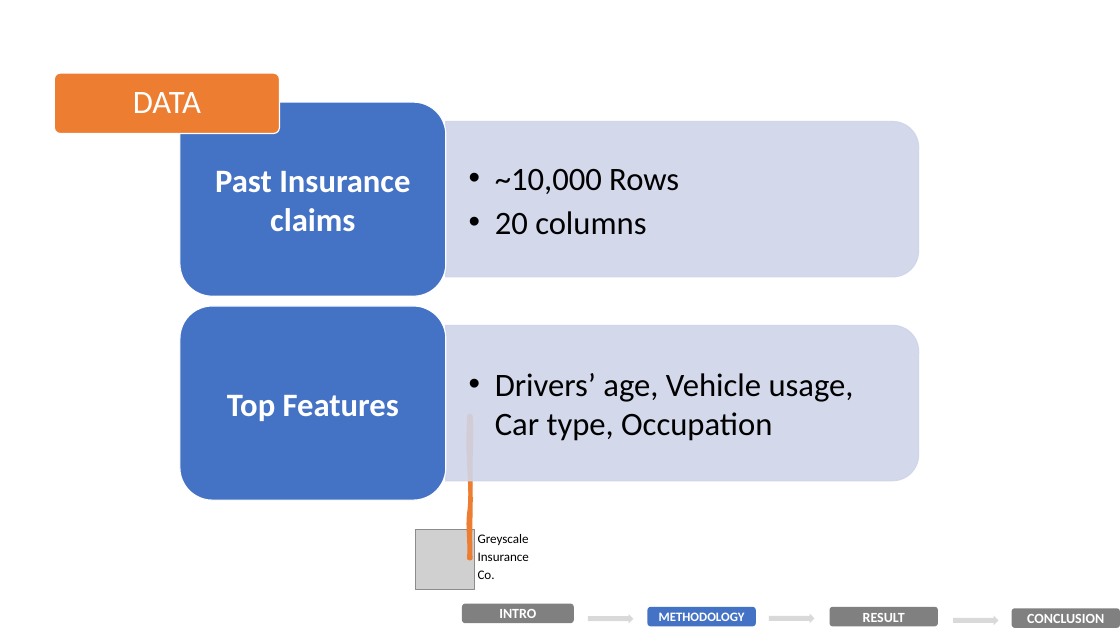
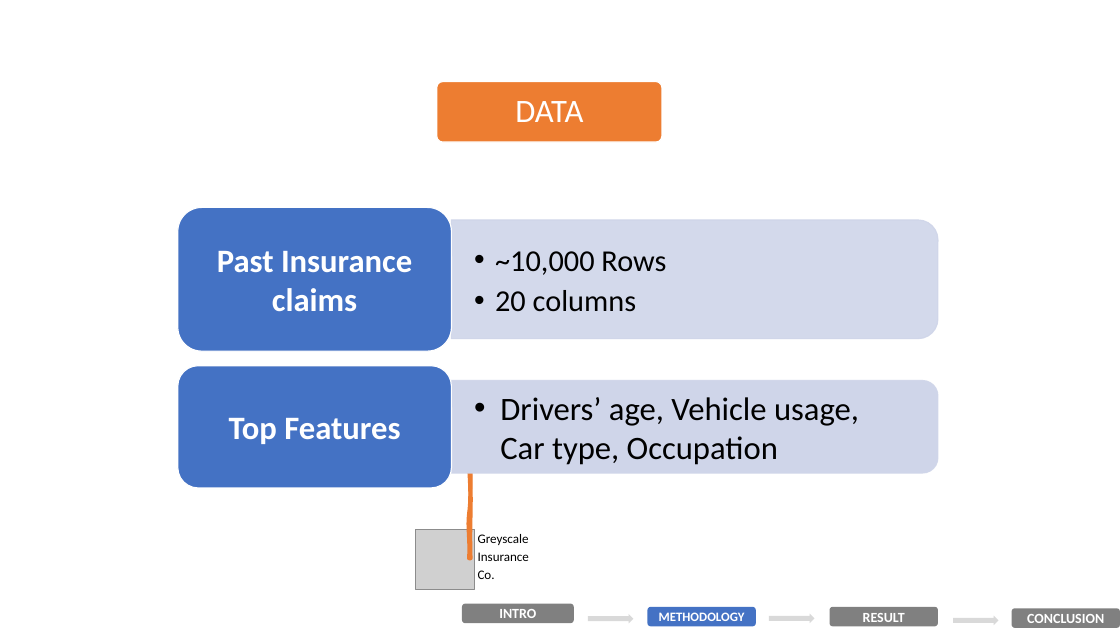
Before and after one commit to dranreb1660/Business_Fundermentals, a slide deck: slide 4 of BF_insurance.pptx. Drawn at 1120x630 pixels with LibreOffice and Linux fonts; fonts in the diff are those of the drawing; grey boxes stand for pictures; background and template pictures are left out. Boxes give left, top, right and bottom in pixels: in the first picture for what was removed or moved away, otherwise in the second. Text is boxed around its words. In the diff, an @@ line names an element or a change of style, - is before the commit and + after.

```diff
--- a/BF_insurance.pptx
+++ b/BF_insurance.pptx
@@ rounded rectangle: place and size @@
-rounded rectangle at <box>55,73,280,134</box>
+rounded rectangle at <box>437,82,662,142</box>
@@ text "DATA": place and size @@
-text "DATA" at <box>133,92,201,113</box>
+text "DATA" at <box>515,101,583,122</box>
@@ rounded rectangle: place and size @@
-rounded rectangle at <box>180,103,446,297</box>
+rounded rectangle at <box>178,208,452,351</box>
@@ text "Past Insurance claims": place and size @@
-text "Past Insurance claims" at <box>215,171,410,231</box>
+text "Past Insurance claims" at <box>217,251,412,311</box>
@@ text "~10,000 Rows": place and size @@
-text "~10,000 Rows" at <box>495,168,679,235</box>
+text "~10,000 Rows" at <box>495,251,666,312</box>
@@ text "~10,000 Rows" at <box>495,251,666,312</box>: size 28 to 26 pt; indent changed @@
@@ round same rect: place and size @@
-round same rect at <box>446,122,919,277</box>
+round same rect at <box>451,220,938,339</box>
@@ rounded rectangle: place and size @@
-rounded rectangle at <box>180,306,446,500</box>
+rounded rectangle at <box>178,365,452,488</box>
@@ text "Top Features": place and size @@
-text "Top Features" at <box>227,395,399,421</box>
+text "Top Features" at <box>229,418,400,444</box>
@@ text "Drivers’ age, Vehicle usage, Car ...": place and size @@
-text "Drivers’ age, Vehicle usage, Car ..." at <box>495,373,854,441</box>
+text "Drivers’ age, Vehicle usage, Car ..." at <box>500,397,859,465</box>
@@ round same rect: place and size @@
-round same rect at <box>446,325,919,481</box>
+round same rect at <box>452,381,938,473</box>
@@ round same rect at <box>452,381,938,473</box>: fill #CFD5EA at 90% opacity to #CFD5EA @@
```
Also in this commit, not shown: 4 other slides changed, 3 slides added, 1 other file.
